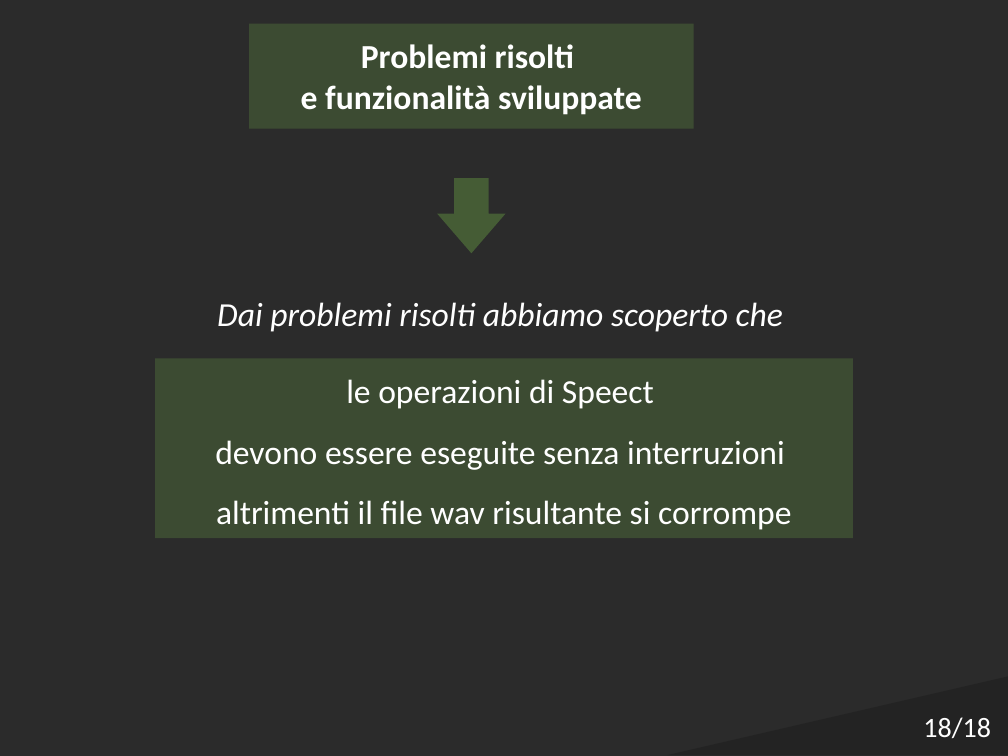
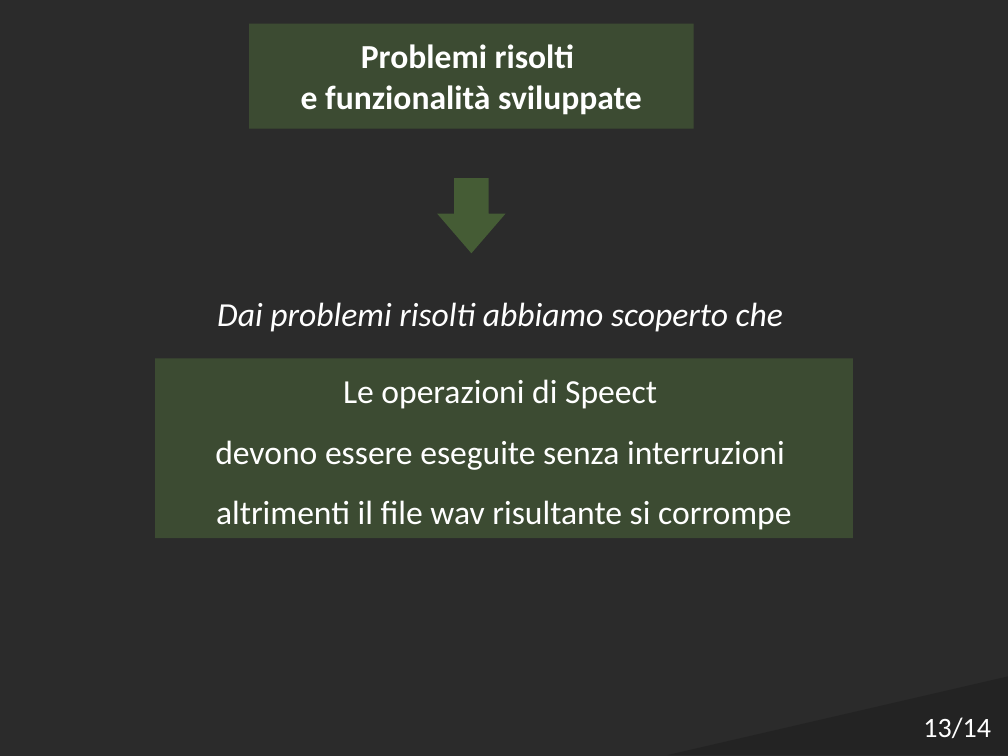
Before and after one commit to Italiaracerx/progettoSWE, a slide deck: slide 13 of Presentazioni/Presentazione TB 12-03-2018.pptx (slide 18 before the commit). Drawn at 1008x756 pixels with LibreOffice and Linux fonts; fonts in the diff are those of the drawing; background and template pictures are left out; a plain dark background stands for a picture behind light text. Boxes give left, top, right and bottom in pixels: in the first picture for what was removed or moved away, otherwise in the second. Text is boxed around its words. In the diff, an @@ line names an element or a change of style, - is before the commit and + after.

```diff
--- a/Presentazioni/Presentazione TB 12-03-2018.pptx
+++ b/Presentazioni/Presentazione TB 12-03-2018.pptx
@@ text at [343, 379, 657, 409]: text changed @@
-le operazioni di Speect
+Le operazioni di Speect
@@ text at [923, 717, 991, 738]: text changed @@
-18/18
+13/14
```
Also in this commit, not shown: 11 other slides changed, 5 slides removed.
